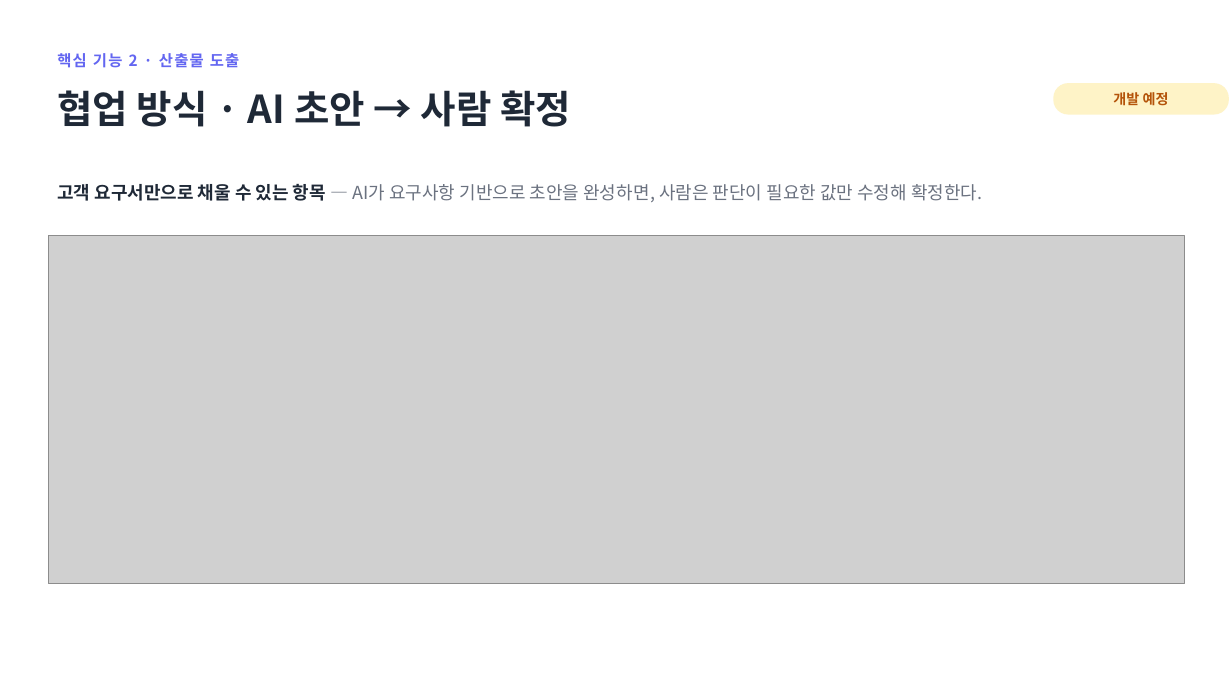
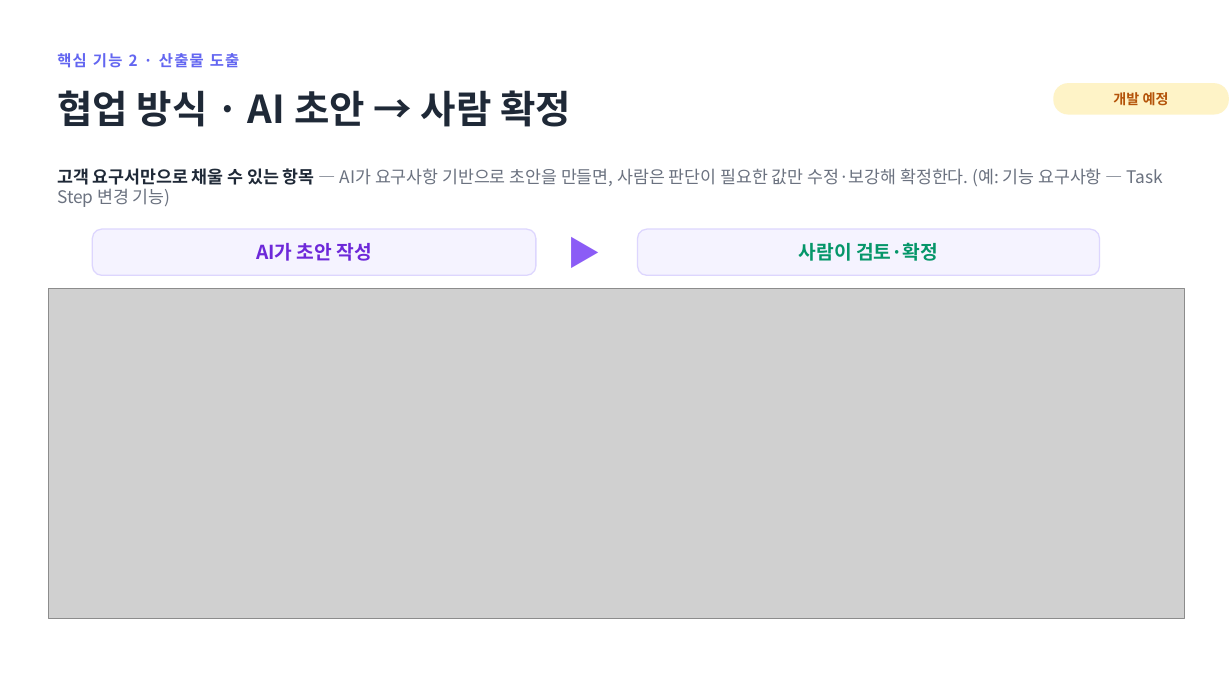
Before and after one commit to jihunhan98/semes-superrookie, a slide deck: slide 13 of docs/진행공유_요구사항자동화.pptx. Drawn at 1232x693 pixels with LibreOffice and Linux fonts; fonts in the diff are those of the drawing; grey boxes stand for pictures. Boxes give left, top, right and bottom in pixels: in the first picture for what was removed or moved away, otherwise in the second. Text is boxed around its words. In the diff, an @@ line names an element or a change of style, - is before the commit and + after.

```diff
--- a/docs/진행공유_요구사항자동화.pptx
+++ b/docs/진행공유_요구사항자동화.pptx
@@ text at box(57, 168, 1163, 207): text changed; size 14 to 13.5 pt @@
-고객 요구서만으로 채울 수 있는 항목 — AI가 요구사항 기반으로 초안을 완성하면, 사람은 판단이 필요한 값만 수정해 확정한다.
+고객 요구서만으로 채울 수 있는 항목 — AI가 요구사항 기반으로 초안을 만들면, 사람은 판단이 필요한 값만 수정·보강해 확정한다. (예: 기능 요구사항 — Task Step 변경 기능)
@@ rounded rectangle added at box(92, 229, 536, 275), fill #F5F3FF, outline #DDD6FE 1 pt, 15 pt, text #6D28D9, bold @@
+AI가 초안 작성
@@ text added at box(550, 229, 619, 275), 26 pt, text #8B5CF6, bold @@
+▶
@@ rounded rectangle added at box(638, 229, 1100, 275), fill #F5F3FF, outline #DDD6FE 1 pt, 15 pt, text #059669, bold @@
+사람이 검토·확정
@@ picture: place and size @@
-picture at box(48, 236, 1185, 584)
+picture at box(48, 288, 1185, 618)
```
Also in this commit, not shown: 2 other slides changed, 2 other files.
